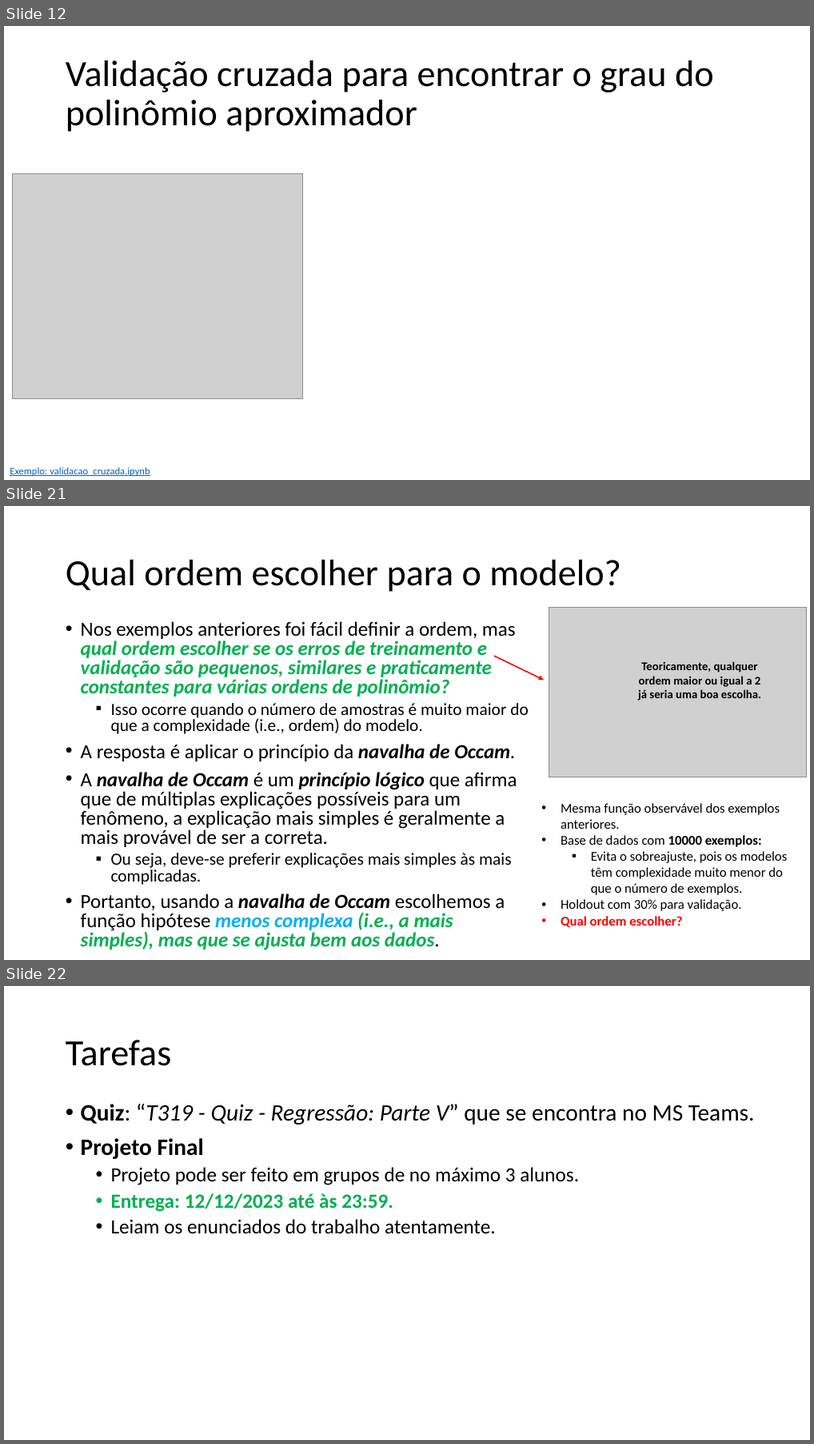
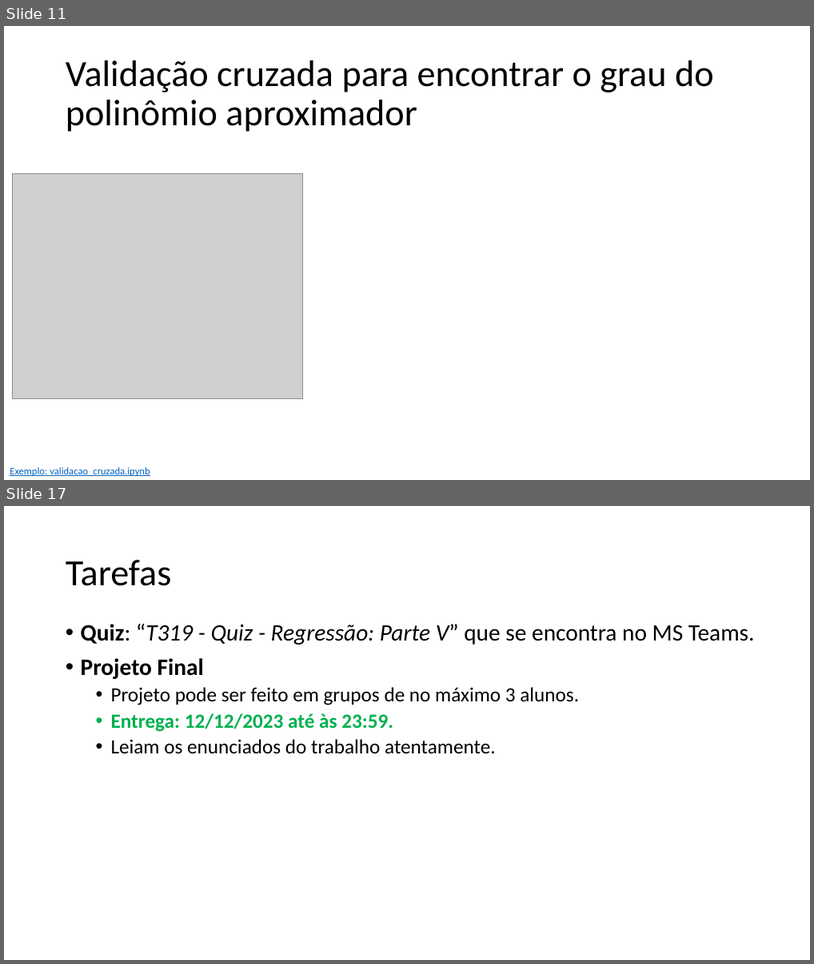
Before and after one commit to zz4fap/t319_aprendizado_de_maquina, a slide deck: slides/T319_Regressão_Linear (Parte V).pptx. Shown one above the other, each under a label of ours: slides 12, 21 and 22 before the commit, slides 11 and 17 after it; the slides between them are not shown. The pictures are 814x1444 and 814x964 pixels, drawn with LibreOffice and Linux fonts; fonts in the diff are those of the drawing; grey boxes stand for pictures. Boxes give left, top, right and bottom in pixels: in the first picture for what was removed or moved away, otherwise in the second. Text is boxed around its words. In the diff, an @@ line names an element or a change of style, - is before the commit and + after.

```diff
--- a/slides/T319_Regressão_Linear (Parte V).pptx
+++ b/slides/T319_Regressão_Linear (Parte V).pptx
@@ slide 21 removed at (x1=4, y1=506, x2=810, y2=960), background #FFFFFF @@
@@ title removed at (x1=66, y1=560, x2=622, y2=592) @@
-Qual ordem escolher para o modelo?
@@ text removed at (x1=81, y1=621, x2=529, y2=950) @@
-• Nos exemplos anteriores foi fácil definir a ordem, mas qual ordem escolher se os erros de treinamento e validação são pequenos, similares e praticamente constantes para várias ordens de polinômio?
-  ▪ Isso ocorre quando o número de amostras é muito maior do que a complexidade (i.e., ordem) do modelo.
-• A resposta é aplicar o princípio da navalha de Occam.
-• A navalha de Occam é um princípio lógico que afirma que de múltiplas explicações possíveis para um fenômeno, a explicação mais simples é geralmente a mais provável de ser a correta.
-  ▪ Ou seja, deve-se preferir explicações mais simples às mais complicadas.
-• Portanto, usando a navalha de Occam escolhemos a função hipótese menos complexa (i.e., a mais simples), mas que se ajusta bem aos dados.
@@ picture removed at (x1=549, y1=607, x2=806, y2=777) @@
@@ arrow removed from (494, 656) to (544, 680) @@
@@ text removed at (x1=638, y1=661, x2=762, y2=700) @@
-Teoricamente, qualquer ordem maior ou igual a 2 já seria uma boa escolha.
@@ text removed at (x1=561, y1=803, x2=788, y2=927) @@
-• Mesma função observável dos exemplos anteriores.
-• Base de dados com 10000 exemplos:
-  ▪ Evita o sobreajuste, pois os modelos têm complexidade muito menor do que o número de exemplos.
-• Holdout com 30% para validação.
-• Qual ordem escolher?
@@ what was slide 12 is now slide 11 @@
@@ what was slide 22 is now slide 17 @@
```
Also in this commit, not shown: 2 slides changed, 4 slides added, 8 other slides removed, 1 other file.
